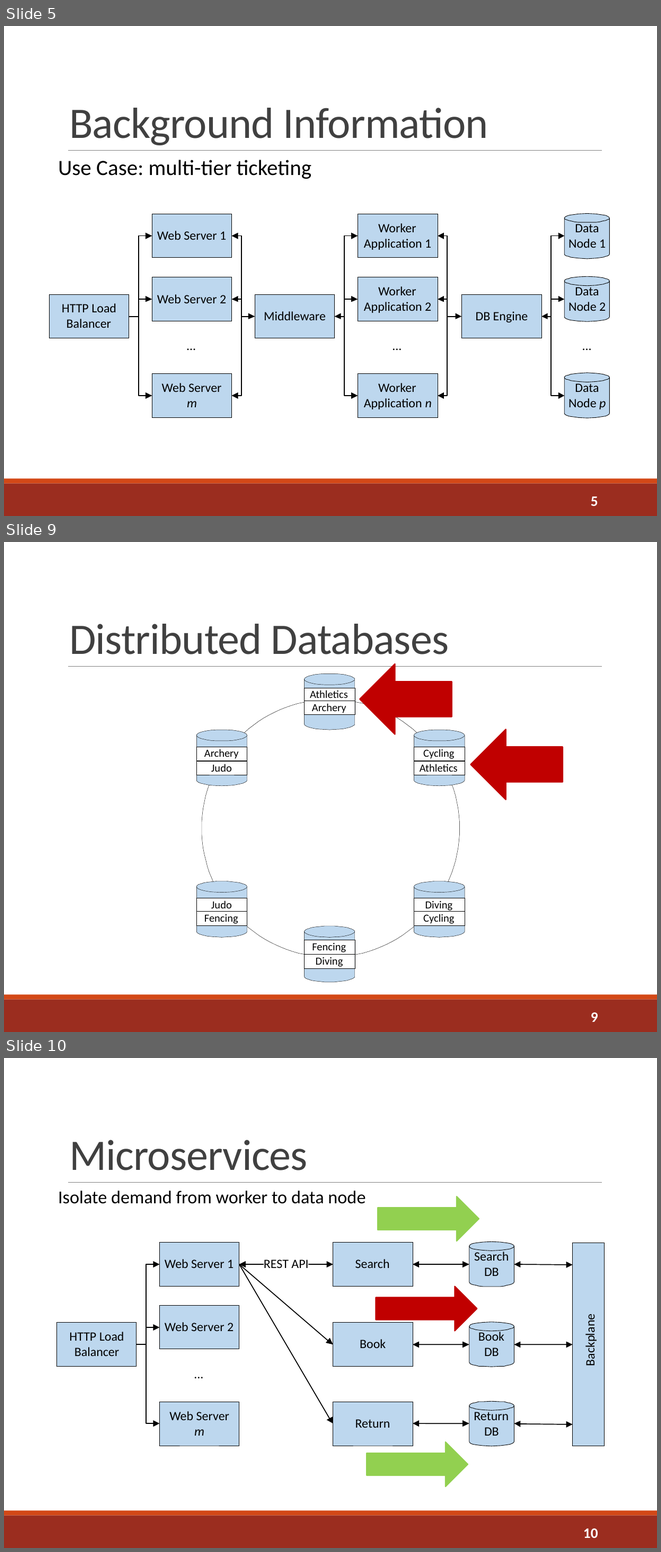
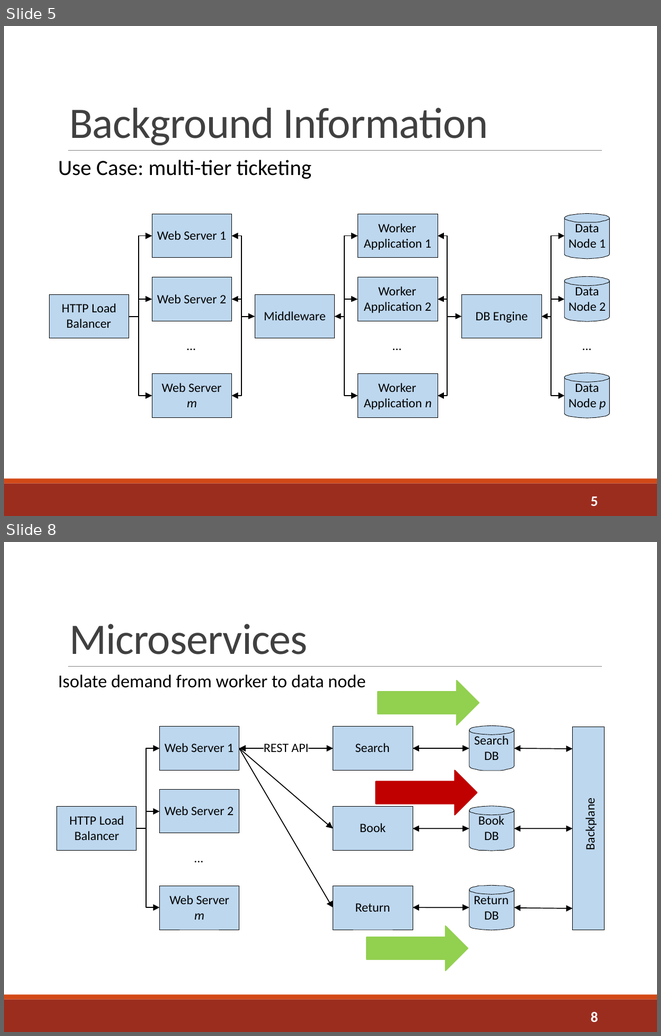
Before and after one commit to sshephard2/skewed-modelling, a slide deck: Presentation/Performance modelling of skewed demand in complex systems.pptx. Shown one above the other, each under a label of ours: slides 5, 9 and 10 before the commit, slides 5 and 8 after it; the slides between them are not shown. The pictures are 661x1552 and 661x1036 pixels, drawn with LibreOffice and Linux fonts; fonts in the diff are those of the drawing. Boxes give left, top, right and bottom in pixels: in the first picture for what was removed or moved away, otherwise in the second. Text is boxed around its words. In the diff, an @@ line names an element or a change of style, - is before the commit and + after.

```diff
--- a/Presentation/Performance modelling of skewed demand in complex systems.pptx
+++ b/Presentation/Performance modelling of skewed demand in complex systems.pptx
@@ slide 9 removed at [4,542,657,1032], background #FFFFFF; not listed: 3 template elements that a slide beside it also shows @@
@@ title removed at [69,624,449,664] @@
-Distributed Databases
@@ left arrow removed at [360,664,452,734] @@
@@ group removed at [196,674,465,981]: 25 freeform shapes, 24 rectangles, 12 texts @@
-Athletics
-Fencing
-Cycling
-Diving
-Judo
-Archery
-Athletics
-Fencing
-Cycling
-Diving
-Judo
-Archery
@@ left arrow removed at [471,730,563,800] @@
@@ page number removed at [591,1012,598,1022] @@
-9
@@ what was slide 10 is now slide 8 @@
@@ page number at [591,1012,598,1022]: text changed @@
-10
+8
```
Also in this commit, not shown: 6 slides changed, 2 slides added, 1 other slide removed.
